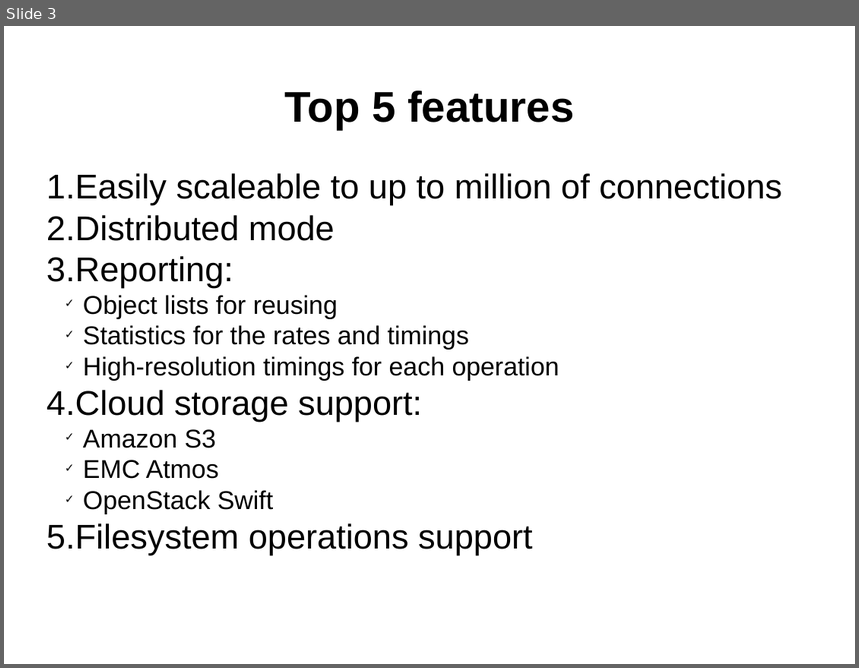
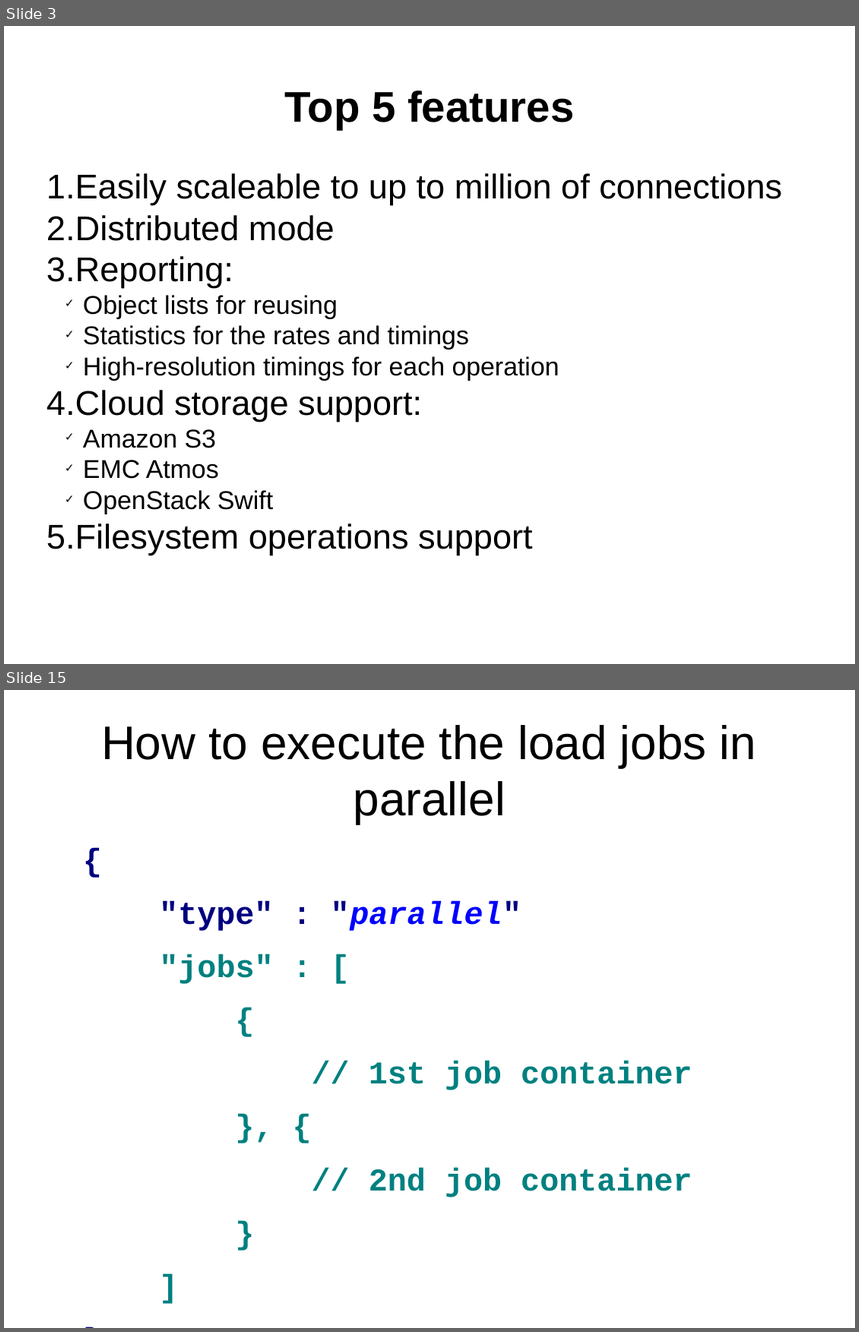
Before and after one commit to emc-mongoose/mongoose, a slide deck: doc/mongoosev2.odp. Shown one above the other, each under a label of ours: slide 3 before the commit, slides 3 and 15 after it; the slides between them are not shown. The pictures are 859x668 and 859x1332 pixels, drawn with LibreOffice and Linux fonts; fonts in the diff are those of the drawing. Boxes give left, top, right and bottom in pixels: in the first picture for what was removed or moved away, otherwise in the second. Text is boxed around its words. In the diff, an @@ line names an element or a change of style, - is before the commit and + after.

```diff
--- a/doc/mongoosev2.odp
+++ b/doc/mongoosev2.odp
@@ slide 15 added at (x1=4, y1=690, x2=855, y2=1328), background #FFFFFF @@
@@ title added at (x1=101, y1=725, x2=756, y2=825), 44 pt, text #000000 @@
+How to execute the load jobs in parallel
@@ text added at (x1=159, y1=901, x2=692, y2=1198), 29.6 pt, text #008080, bold @@
+{
+"type" : "parallel"
+"jobs" : [
+{
+// 1st job container
+}, {
+// 2nd job container
+}
+]
+}
```
Also in this commit, not shown: 3 slides changed, 14 other slides added, 1 slide removed.
